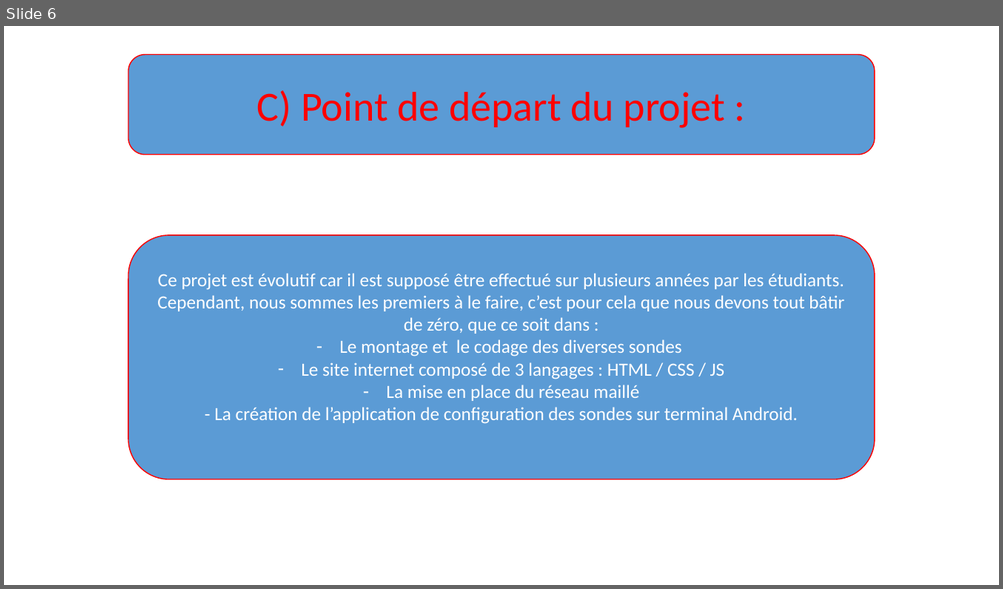
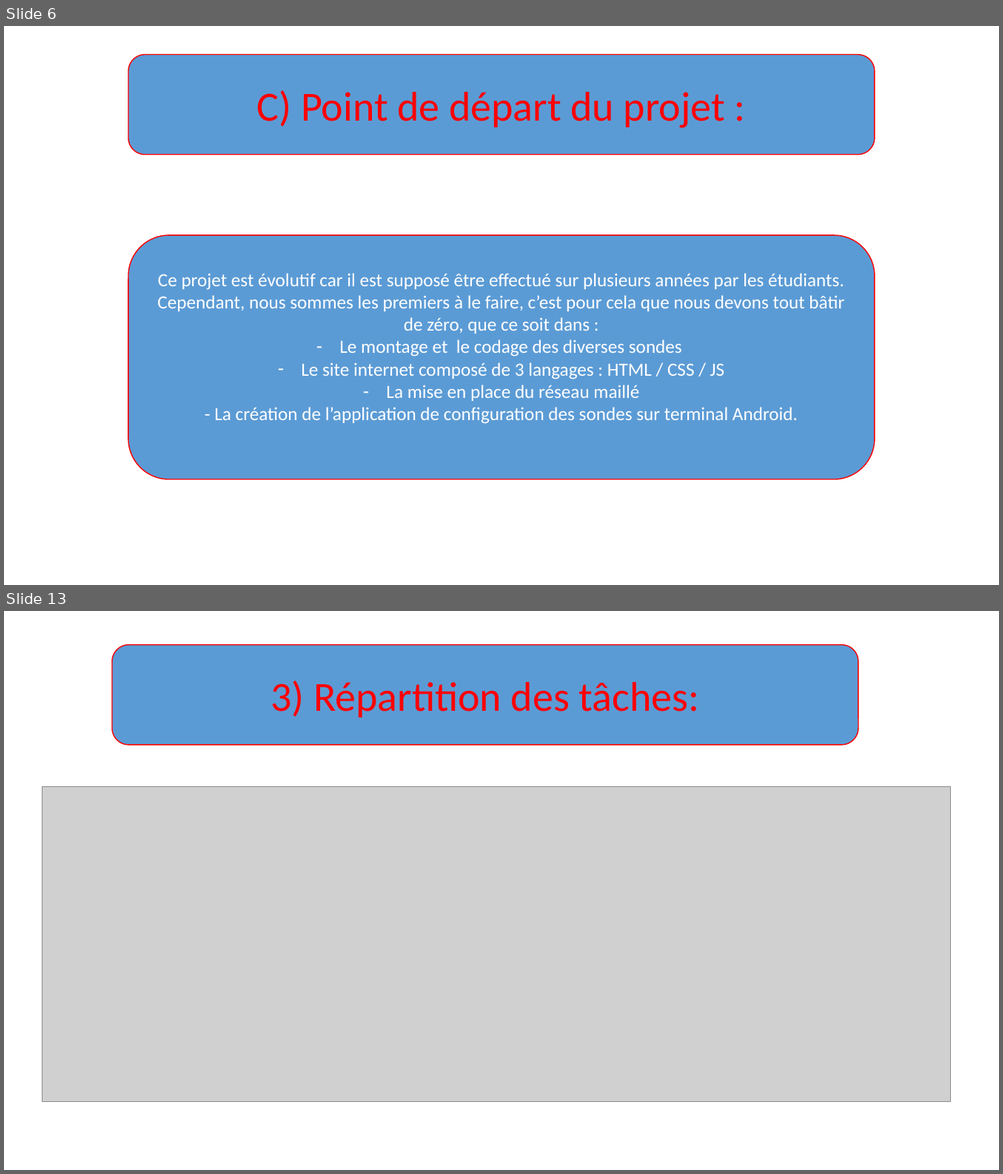
Before and after one commit to TheoDupuy/EcoProbes, a slide deck: Pres. Projet.pptx. Shown one above the other, each under a label of ours: slide 6 before the commit, slides 6 and 13 after it; the slides between them are not shown. The pictures are 1003x589 and 1003x1174 pixels, drawn with LibreOffice and Linux fonts; fonts in the diff are those of the drawing; grey boxes stand for pictures; background and template pictures are left out. Boxes give left, top, right and bottom in pixels: in the first picture for what was removed or moved away, otherwise in the second. Text is boxed around its words. In the diff, an @@ line names an element or a change of style, - is before the commit and + after.

```diff
--- a/Pres. Projet.pptx
+++ b/Pres. Projet.pptx
@@ slide 13 added at (4,611,999,1170), background picture (left out) @@
@@ rounded rectangle added at (112,644,858,744), fill #5B9BD5, outline #FF0000 1 pt, 40 pt, text #FF0000 @@
+3) Répartition des tâches:
@@ picture added at (42,787,950,1102) @@
```
Also in this commit, not shown: 7 other slides added.
